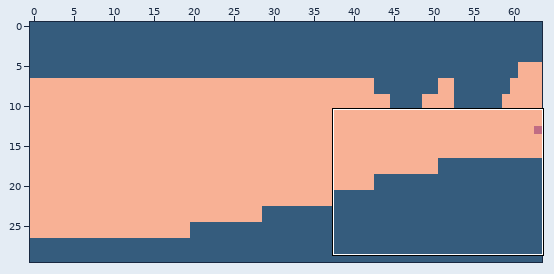
Tiled map, stored at android/assets/levels/Level1-1.tmx. Above: a wide view before the commit, with the close-up outlined.
Close-up. Before the edit:
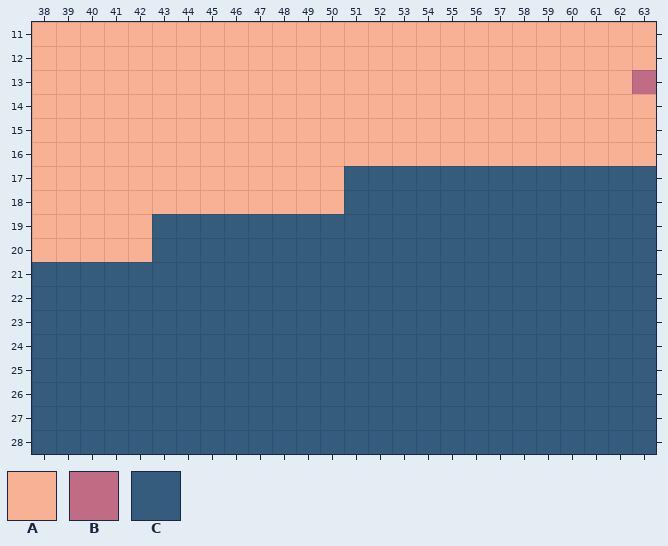
Cells are 16x16 px. Shown: x 38..63, y 11..28. The commit also changed other parts of the map, which this record leaves out.
Key: from "background": A 0; from "enemy": B 0; from "ground": C 0.
_ is an empty cell.
Layer "graphics" before, first column x 38:
11 AAAAAAAAAAAAAAAAAAAAAAAAAA
12 AAAAAAAAAAAAAAAAAAAAAAAAAA
13 AAAAAAAAAAAAAAAAAAAAAAAAAB
14 AAAAAAAAAAAAAAAAAAAAAAAAAA
15 AAAAAAAAAAAAAAAAAAAAAAAAAA
16 AAAAAAAAAAAAAAAAAAAAAAAAAA
17 AAAAAAAAAAAAACCCCCCCCCCCCC
18 AAAAAAAAAAAAACCCCCCCCCCCCC
19 AAAAACCCCCCCCCCCCCCCCCCCCC
20 AAAAACCCCCCCCCCCCCCCCCCCCC
21 CCCCCCCCCCCCCCCCCCCCCCCCCC
22 CCCCCCCCCCCCCCCCCCCCCCCCCC
23 CCCCCCCCCCCCCCCCCCCCCCCCCC
24 CCCCCCCCCCCCCCCCCCCCCCCCCC
25 CCCCCCCCCCCCCCCCCCCCCCCCCC
26 CCCCCCCCCCCCCCCCCCCCCCCCCC
27 CCCCCCCCCCCCCCCCCCCCCCCCCC
28 CCCCCCCCCCCCCCCCCCCCCCCCCC
New version:
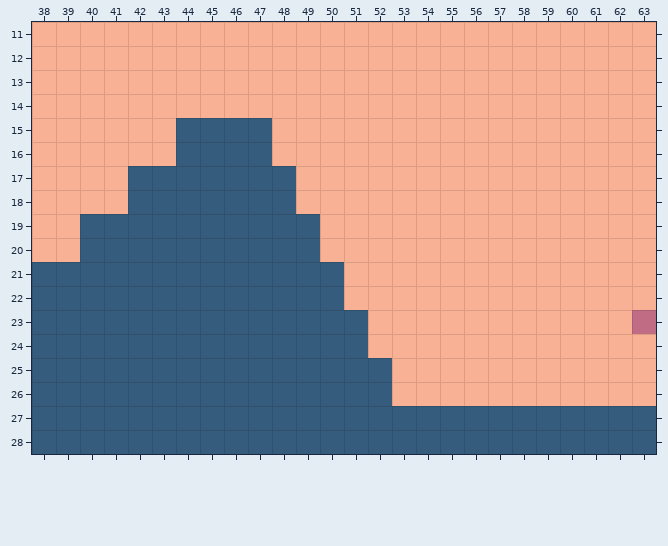
Diff:
Layer "graphics":
y 13: x 63 B -> A
y 15..16: x 44..47 AAAA -> CCCC
y 17..18: x 42..48 AAAAAAA -> CCCCCCC; x 51..63 CCCCCCCCCCCCC -> AAAAAAAAAAAAA
y 19..20: x 40..42 AAA -> CCC; x 50..63 CCCCCCCCCCCCCC -> AAAAAAAAAAAAAA
y 21..22: x 51..63 CCCCCCCCCCCCC -> AAAAAAAAAAAAA
y 23: x 52..63 CCCCCCCCCCCC -> AAAAAAAAAAAB
y 24: x 52..63 CCCCCCCCCCCC -> AAAAAAAAAAAA
y 25..26: x 53..63 CCCCCCCCCCC -> AAAAAAAAAAA
Changed places in both close-ups, as pixel boxes (x1, y1, x2, y2):
changed: (632, 70, 656, 94)
changed: (80, 118, 296, 262)
changed: (320, 166, 656, 406)
